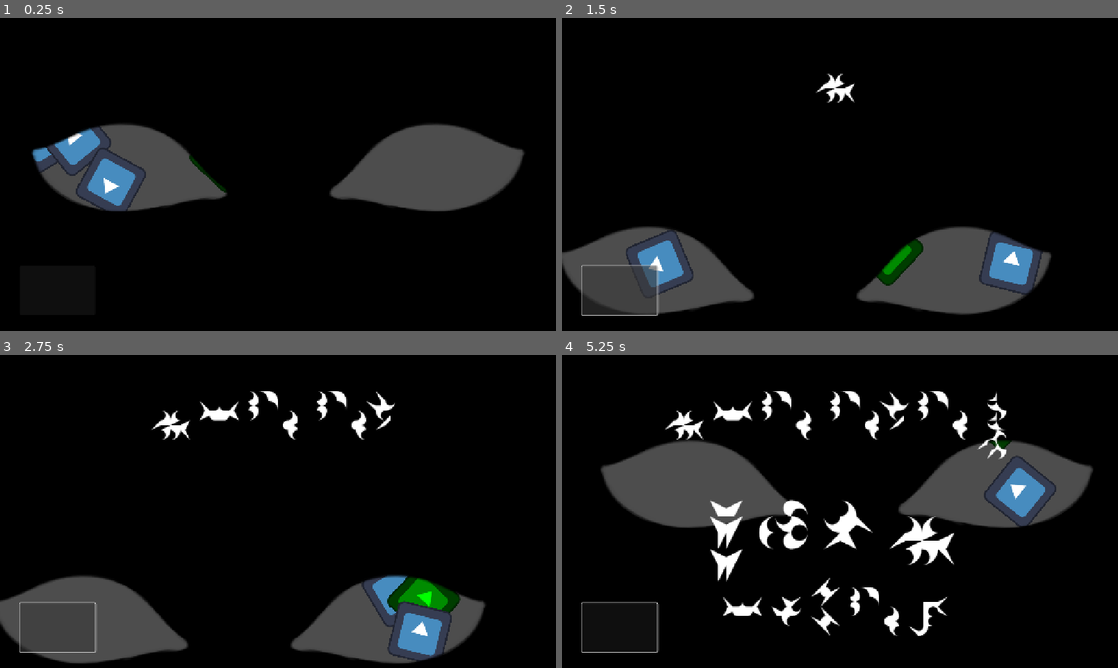
Above: before the commit, frames 1-4 (two rows, left to right).
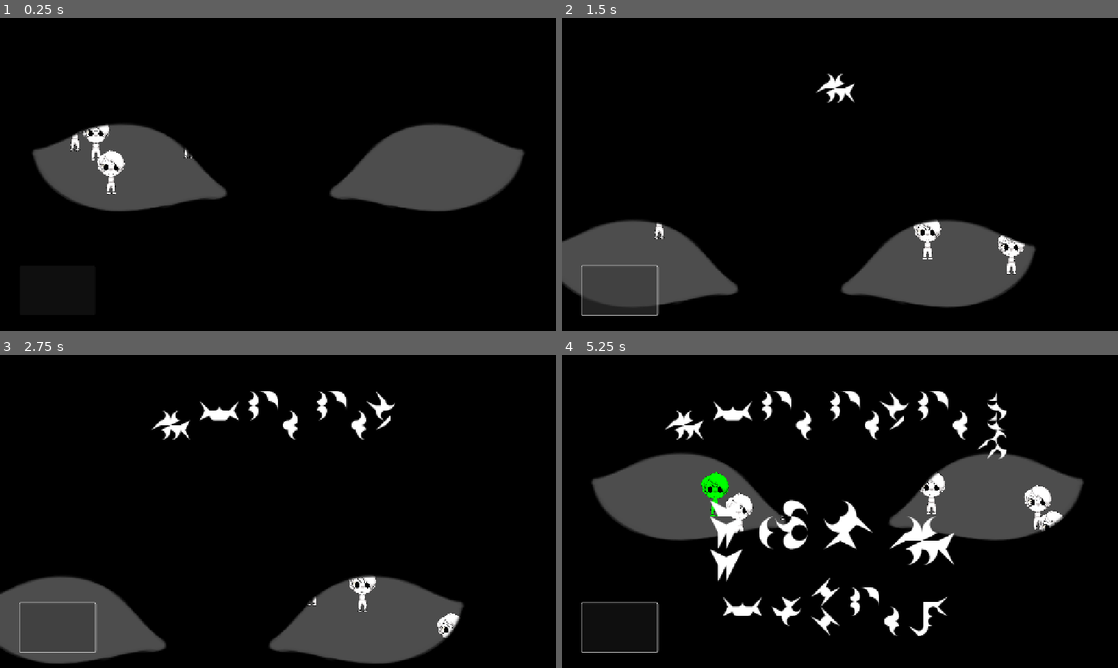
Above: after the commit, the same moments.

Repository: ACristoff/latechjam9
Game: Godot game, scene res://Game/World/pip_world.tscn
The game is run twice, just before and just after one commit, with the same random seed, the same clock (stepped at 60 frames per second) and the same inputs. This scene is started directly instead of the project's main scene. The engine's default icon, where the game draws it, is replaced by a stand-in: a white triangle on a blue panel in a dark square. Sound files missing from this copy of the repository are replaced by a short silence.
Inputs (mouse positions are in pixels of both pictures, inside the frame that each line leads up to):
- Up to frame 1 (0.25 s): no input
- Up to frame 2 (1.5 s): click (617, 290) at 0.5 s; click (617, 290) at 1.25 s
- Up to frame 3 (2.75 s): click (55, 627) at 2 s
- Up to frame 4 (5.25 s): move the mouse to (962, 495) at 2.77 s; move the mouse to (728, 527) at 3.52 s; move the mouse to (895, 442) at 4.27 s; move the mouse to (812, 574) at 5.02 s

The runs differ from the first frame. In frame 1, 2.1% of the frame differs, in the area x 5-41%, y 33-62%; in frame 2, 6.8%; in frame 3, 6.4%; in frame 4, 7.8%, in the area x 5-96%, y 27-60%.

Commit message:
pip builder planning

Diff:
--- a/Game/Pip/base_pip.gd
+++ b/Game/Pip/base_pip.gd
@@ -3,10 +3,13 @@
 const PIP_SCENE: PackedScene = preload("res://Game/Pip/base_pip.tscn")
 
 @onready var sprite: Sprite2D = $PipSprite
+@onready var sprite_parent: Node2D = $ModularSprite
 
 @export var speed = 250
 
 var pipType: String = "none"
+
+#var stop: bool = false
 
 
 static func new_pip(type: String) -> Pip:
@@ -15,10 +18,12 @@
 	new_pip.pipType = type
 	return new_pip
 
+func stop():
+	velocity = Vector2.ZERO
 
 
 func _ready():
-	print('hallo', speed)
+	#print('hallo', speed)
 	pass
 
 func start(_position, _direction):
--- a/Game/Pip/base_pip.tscn
+++ b/Game/Pip/base_pip.tscn
@@ -1,20 +1,72 @@
-[gd_scene load_steps=4 format=3 uid="uid://dl8hfpjxma78j"]
+[gd_scene load_steps=15 format=3 uid="uid://dl8hfpjxma78j"]
 
 [ext_resource type="Script" uid="uid://byfco1g7ij4s" path="res://Game/Pip/base_pip.gd" id="1_lsf7d"]
 [ext_resource type="Texture2D" uid="uid://dkwbp1wa2kgvq" path="res://icon.svg" id="2_x37jf"]
+[ext_resource type="Texture2D" uid="uid://54x16g7uo63r" path="res://Assets/Sprites/Arms/Arms1.png" id="3_jghpp"]
+[ext_resource type="Texture2D" uid="uid://cnplc1wsqx6j0" path="res://Assets/Sprites/Blush/Blush.png" id="3_l0ufr"]
+[ext_resource type="Texture2D" uid="uid://37ri506mqd7q" path="res://Assets/Sprites/Ears/Ears1.png" id="4_l2a36"]
+[ext_resource type="Texture2D" uid="uid://brguh7aye8pd2" path="res://Assets/Sprites/Eyebrows/Eyebrows1.png" id="5_ebpev"]
+[ext_resource type="Texture2D" uid="uid://5bbcj3s8gh08" path="res://Assets/Sprites/Mouths/Mouth1.png" id="6_wfhhi"]
+[ext_resource type="Texture2D" uid="uid://dybepewwaishv" path="res://Assets/Sprites/Eyes/Eyes1.png" id="7_o3yah"]
+[ext_resource type="Texture2D" uid="uid://dsqnnd6jngew5" path="res://Assets/Sprites/Hair Back/Hair Back 1/HairBack1.png" id="8_01st7"]
+[ext_resource type="Texture2D" uid="uid://o144fdyxhlqf" path="res://Assets/Sprites/Hair front/Hair Front 1/HairFront1.png" id="9_avyor"]
+[ext_resource type="Texture2D" uid="uid://cs42ufaytcwyo" path="res://Assets/Sprites/Body/Body.png" id="10_16adf"]
+[ext_resource type="Texture2D" uid="uid://dae6yoh71yi3f" path="res://Assets/Sprites/Pants/Pants1.png" id="12_2mkjk"]
+[ext_resource type="Texture2D" uid="uid://d6klwekw5q4x" path="res://Assets/Sprites/Shoes/Shoes1.png" id="13_6n63c"]
 
 [sub_resource type="CapsuleShape2D" id="CapsuleShape2D_ad3bx"]
-radius = 63.0
-height = 126.0
+radius = 18.0
+height = 86.0
 
 [node name="Pip" type="CharacterBody2D"]
 collision_layer = 2
 script = ExtResource("1_lsf7d")
 
 [node name="PipSprite" type="Sprite2D" parent="."]
+visible = false
 z_as_relative = false
 y_sort_enabled = true
 texture = ExtResource("2_x37jf")
 
 [node name="CollisionShape2D" type="CollisionShape2D" parent="."]
+position = Vector2(0, -16)
 shape = SubResource("CapsuleShape2D_ad3bx")
+
+[node name="ModularSprite" type="Node2D" parent="."]
+scale = Vector2(0.1, 0.1)
+
+[node name="BodySprite2D" type="Sprite2D" parent="ModularSprite"]
+scale = Vector2(1, 1)
+texture = ExtResource("10_16adf")
+
+[node name="BlushSprite2D" type="Sprite2D" parent="ModularSprite"]
+texture = ExtResource("3_l0ufr")
+
+[node name="EarsSprite2D" type="Sprite2D" parent="ModularSprite"]
+texture = ExtResource("4_l2a36")
+
+[node name="EyebrowsSprite2D" type="Sprite2D" parent="ModularSprite"]
+texture = ExtResource("5_ebpev")
+
+[node name="MouthSprite2D" type="Sprite2D" parent="ModularSprite"]
+texture = ExtResource("6_wfhhi")
+
+[node name="EyesSprite2D" type="Sprite2D" parent="ModularSprite"]
+texture = ExtResource("7_o3yah")
+
+[node name="HairBackSprite2D" type="Sprite2D" parent="ModularSprite"]
+texture = ExtResource("8_01st7")
+
+[node name="HairFrontSprite2D" type="Sprite2D" parent="ModularSprite"]
+texture = ExtResource("9_avyor")
+
+[node name="ArmsSprite2D" type="Sprite2D" parent="ModularSprite"]
+texture = ExtResource("3_jghpp")
+
+[node name="PantsSprite2D" type="Sprite2D" parent="ModularSprite"]
+texture = ExtResource("12_2mkjk")
+
+[node name="ShirtsSprite2D" type="Sprite2D" parent="ModularSprite"]
+
+[node name="ShoesSprite2D" type="Sprite2D" parent="ModularSprite"]
+texture = ExtResource("13_6n63c")
--- a/Game/UI/eyes_overlay.gd
+++ b/Game/UI/eyes_overlay.gd
@@ -138,7 +138,7 @@
 		thought_bubble.begin()
 
 func _process(delta: float) -> void:
-	var mouse_pos = get_global_mouse_position().clamp(Vector2(550, 110), Vector2(730, 640))
+	var mouse_pos = get_global_mouse_position().clamp(Vector2(500, 100), Vector2(780, 650))
 	var dejitter = 2
 	if Vector2i(mouse_follow.global_position).x > Vector2i(mouse_pos).x + dejitter|| Vector2i(mouse_follow.global_position …(197 unchanged characters)…
 
--- a/Game/World/level.gd
+++ b/Game/World/level.gd
@@ -1,6 +1,6 @@
 extends Node2D
 
-@export var civilian_count = 8
+@export var civilian_count = 12
 @export var goblin_type = 'goblin'
 
 @export var riddle = "The quick brown fox jumps over the lazy dog"
@@ -19,6 +19,7 @@
 		new_pip.speed += speed_fuzz
 		add_child(new_pip)
 		new_pip.start(random_start, random_direction)
+		new_pip.sprite_parent.rotation = -random_direction
 	var new_goblin = Pip.new_pip(goblin_type)
 	#Debug
 
@@ -26,4 +27,5 @@
 	var random_start = Vector2(randi_range(0, get_window().size.x), randi_range(0, get_window().size.y))
 	new_goblin.start(random_start, random_direction)
 	add_child(new_goblin)
-	new_goblin.sprite.modulate = Color.GREEN
+	new_goblin.sprite_parent.rotation = -random_direction
+	new_goblin.sprite_parent.modulate = Color.GREEN
--- a/project.godot
+++ b/project.godot
@@ -38,6 +38,14 @@
 
 import/movie_file=""
 
+[input]
+
+debug={
+"deadzone": 0.2,
+"events": [Object(InputEventKey,"resource_local_to_scene":false,"resource_name":"","device":-1,"window_id":0,"alt_pressed":false,"shift_pressed":false,"ctrl_pressed":false,"meta_pressed":false,"pressed":false,"keycode":0,"physical_keycode":96,"key_label":0,"unicode":96,"location":0,"echo":false,"script":null)
+]
+}
+
 [layer_names]
 
 2d_physics/layer_1="Walls"
Binary file added: Assets/Sprites/Arms/Arms1.png
Not shown, added: Assets/Sprites/Arms/Arms1.png.import
Binary file added: Assets/Sprites/Blush/Blush.png
Not shown, added: Assets/Sprites/Blush/Blush.png.import
Binary file added: Assets/Sprites/Body/Body.png
Not shown, added: Assets/Sprites/Body/Body.png.import
Binary file added: Assets/Sprites/Ears/Ears1.png
Not shown, added: Assets/Sprites/Ears/Ears1.png.import
Binary file added: Assets/Sprites/Ears/Ears2.png
Not shown, added: Assets/Sprites/Ears/Ears2.png.import
Binary file added: Assets/Sprites/Eyebrows/Eyebrows1.png
Not shown, added: Assets/Sprites/Eyebrows/Eyebrows1.png.import
(and 62 more such lines)
